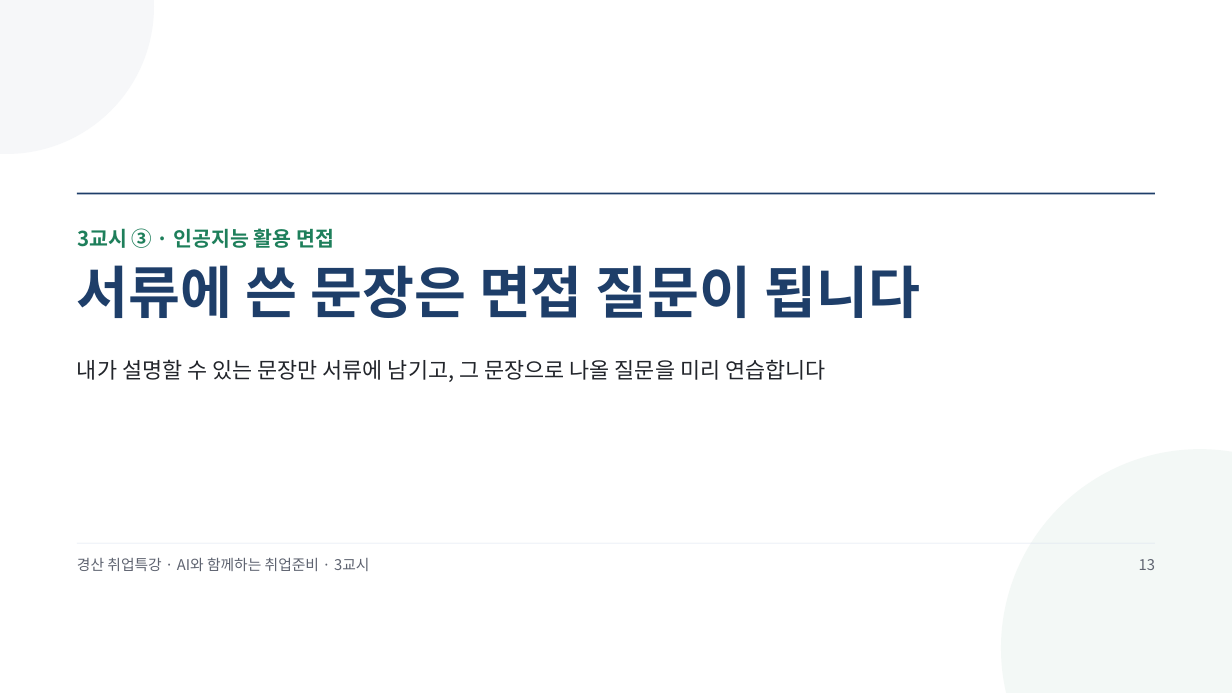
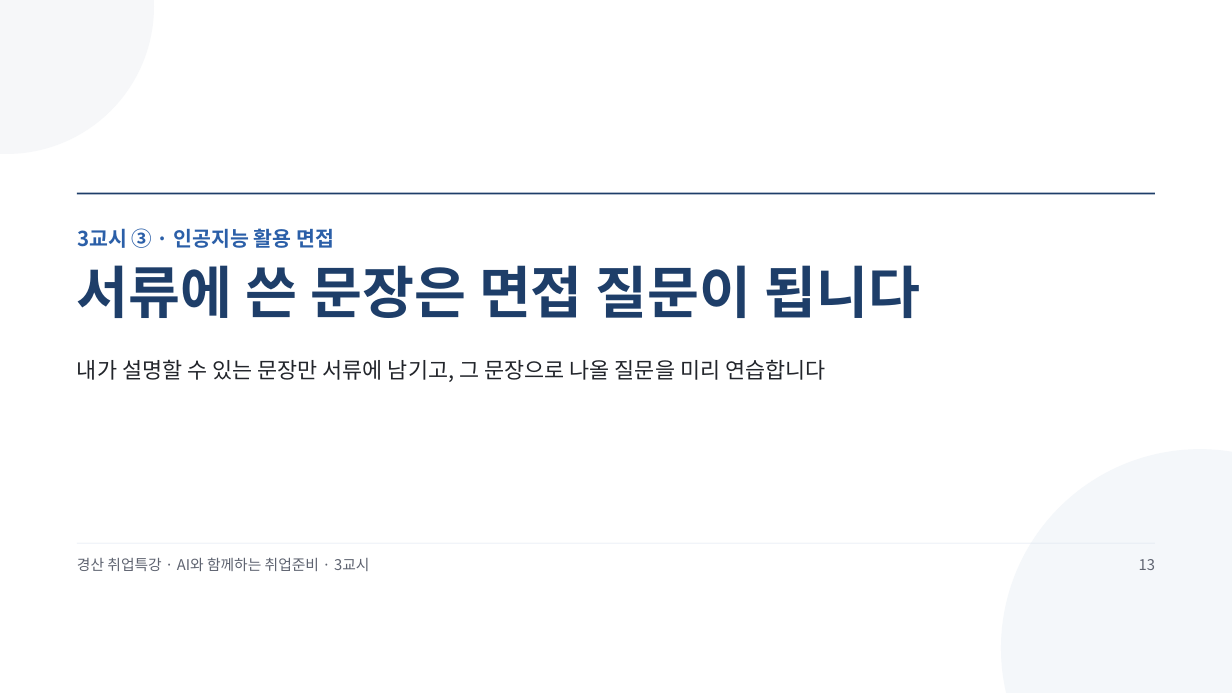
Before and after one commit to aebonlee/materials, a slide deck: slide 13 of gyeongsan/GSJOB2_3교시_강의_이력서_자기소개서_면접.pptx. Drawn at 1232x693 pixels with LibreOffice and Linux fonts; fonts in the diff are those of the drawing. Boxes give left, top, right and bottom in pixels: in the first picture for what was removed or moved away, otherwise in the second. Text is boxed around its words. In the diff, an @@ line names an element or a change of style, - is before the commit and + after.

```diff
--- a/gyeongsan/GSJOB2_3교시_강의_이력서_자기소개서_면접.pptx
+++ b/gyeongsan/GSJOB2_3교시_강의_이력서_자기소개서_면접.pptx
@@ text "3교시 ③ · 인공지능 활용 ..." at <box>77,228,334,248</box>: text colour #1E7F5B to #2B5FA8 @@
```
Also in this commit, not shown: 18 other slides changed, 13 other files.
